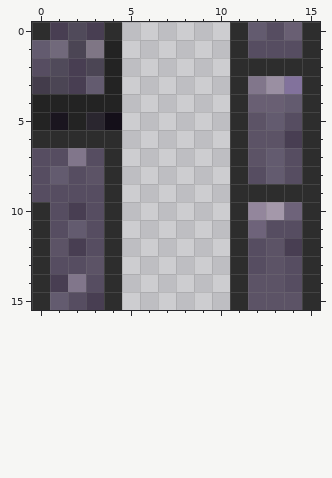
Pixel-art sprite: dungeon/assets/dungeon/default/wall/t_inner_left.png. Above, as it was before the edit.
The file is 16x16 pixels. Colours within 5 levels of each other are drawn and written as one.
Now the later version:
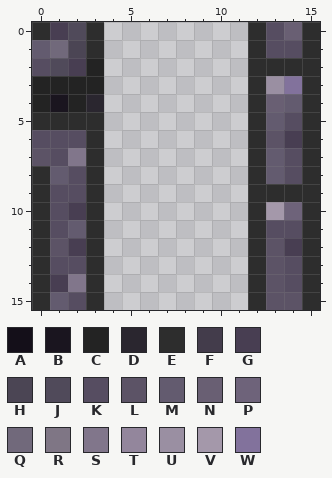
Palette (. is transparent): A #140f19  B #1a151f  C #232323  D #2a262f  E #2d2d2d  F #433c4b  G #483e52  H #4b4554  J #504a5a  K #564d61  L #5c5366  M #635b6f  N #695f73  P #6e637a  Q #71697b  R #7f7685  S #81768b  T #93869c  U #9a8fa2  V #a498aa  W #82729c
Changes in this commit:
Colour C becomes colour B in row 4 at x 1.
Colour F becomes colour C in row 3 at x 0.
Colour G becomes colour C in row 3 at x 2.
Colour H becomes colour C in row 2 at x 3; in row 3 at x 1.
Colour M becomes colour C in row 3 at x 3.
Colour C becomes colour D in row 4 at x 3.
Colour B becomes colour E in row 5 at x 1.
Colour C becomes colour E in row 5 at x 0 and 2.
Colour D becomes colour E in row 5 at x 3.
Colour G becomes colour E in row 0 at x 3; in row 15 at x 3.
Colour K becomes colour E in row 1 at x 12; in row 7 at x 3; in row 8 at x 0 and 12; in row 9 at x 0 and 3; in rows 10 to 11 at x 3; in row 12 at x 3 and 12.
Colour K becomes colour E in row 13 at x 12; in row 14 at x 3.
Colour L becomes colour E in rows 5 to 7 at x 12; in row 8 at x 3; in row 13 at x 3; in rows 14 to 15 at x 12.
Colour M becomes colour E in row 0 at x 12.
Colour N becomes colour E in row 4 at x 12.
Colour P becomes colour E in row 11 at x 12.
Colour R becomes colour E in row 1 at x 3.
Colour S becomes colour E in row 3 at x 12.
Colour T becomes colour E in row 10 at x 12.
Colour E becomes colour K in row 6 at x 0 to 2.
Colour K becomes colour L in row 7 at x 0.
The author cleared colour A in row 5 at x 4.
The author cleared colour C in rows 1 to 4 at x 4.
The author cleared colour E in row 0 at x 4 and 11; in rows 1 to 5 at x 11; in rows 6 to 15 at x 4 and 11.
